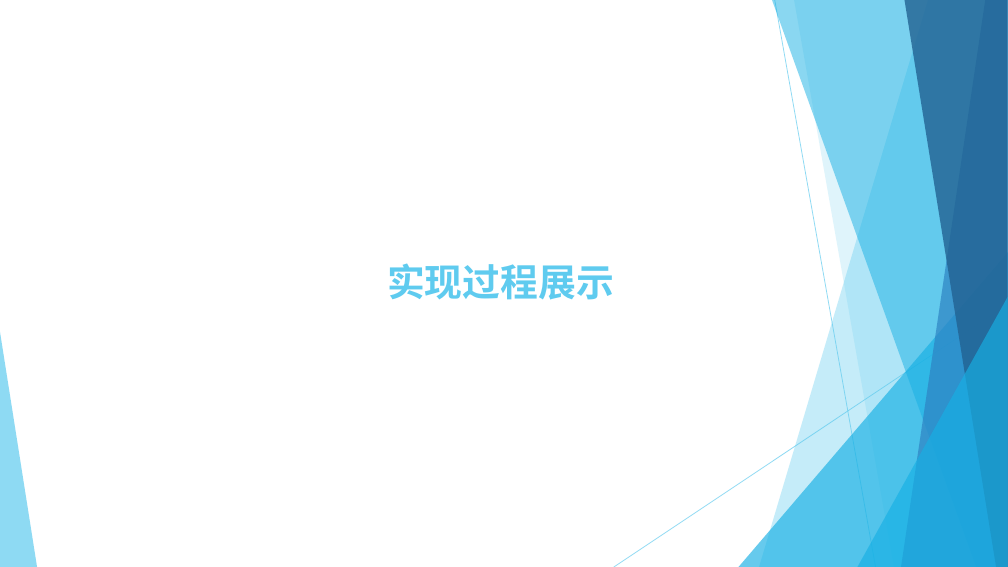
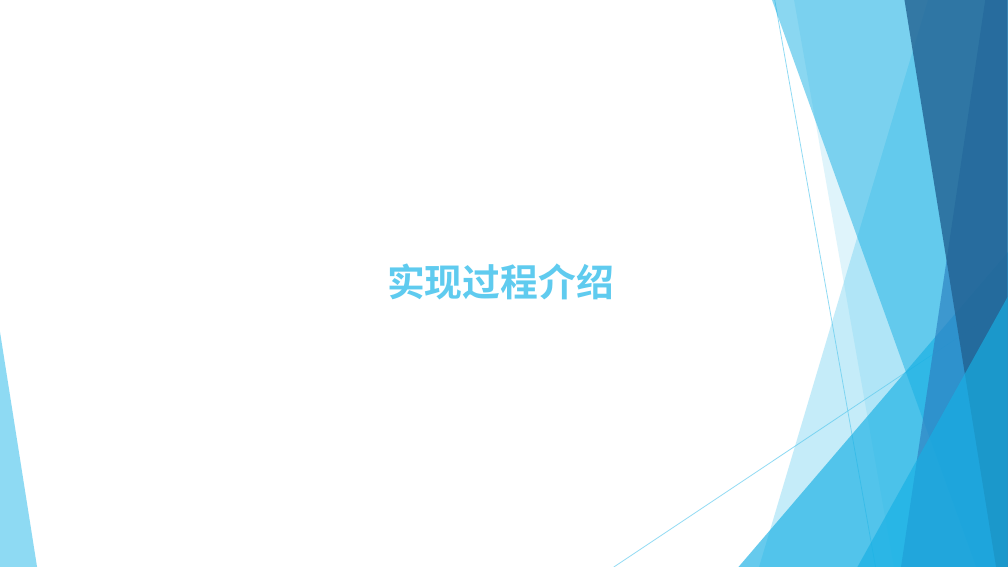
Before and after one commit to WangMinan/bigdata_practice, a slide deck: slide 8 of 文档/10.项目答辩.pptx. Drawn at 1008x567 pixels with LibreOffice and Linux fonts; fonts in the diff are those of the drawing. Boxes give left, top, right and bottom in pixels: in the first picture for what was removed or moved away, otherwise in the second. Text is boxed around its words. In the diff, an @@ line names an element or a change of style, - is before the commit and + after.

```diff
--- a/文档/10.项目答辩.pptx
+++ b/文档/10.项目答辩.pptx
@@ title at (387,263,614,300): text changed @@
-实现过程展示
+实现过程介绍
```
Also in this commit, not shown: 1 other slide changed, 3 slides added, 1 slide removed, 12 other files.
